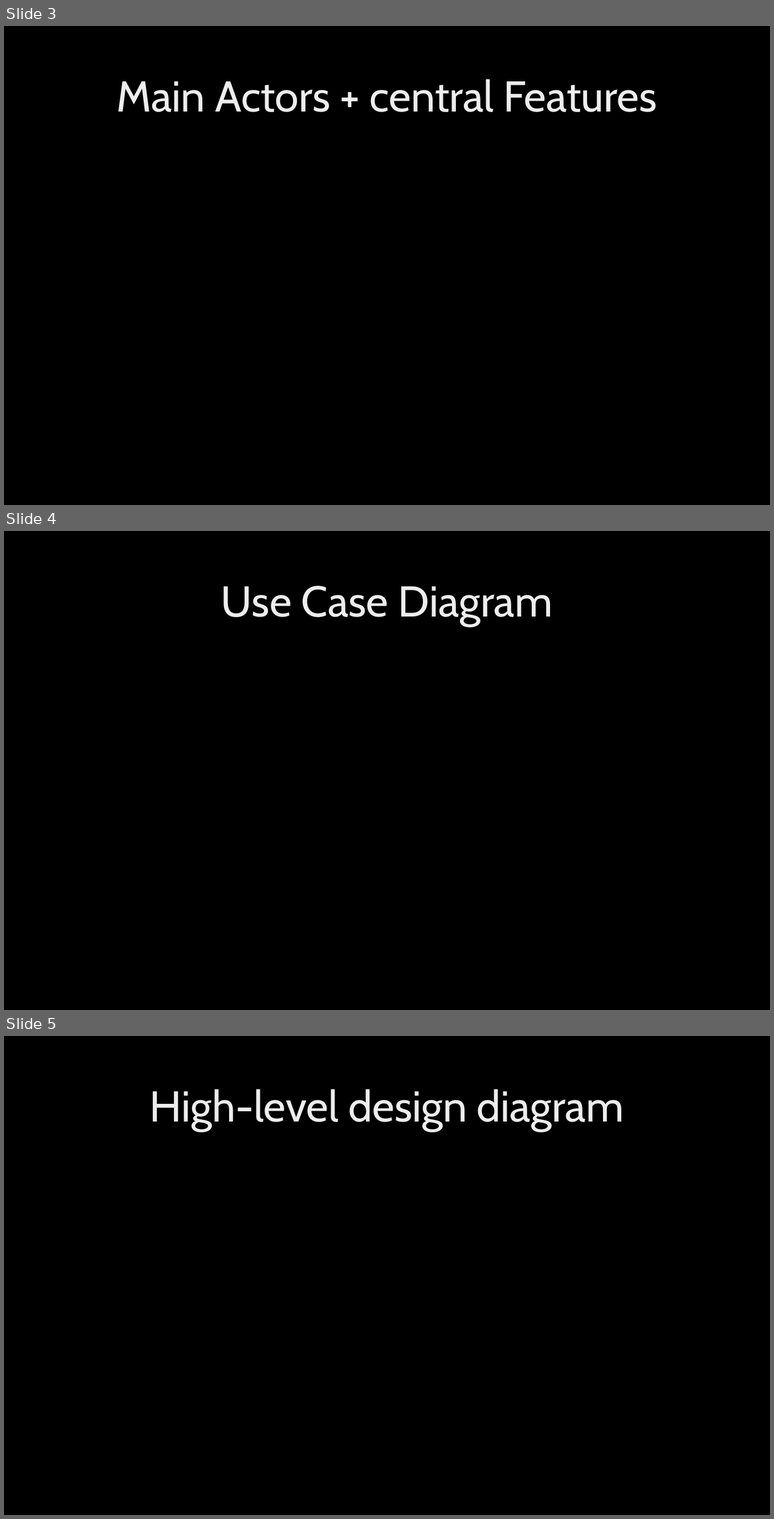
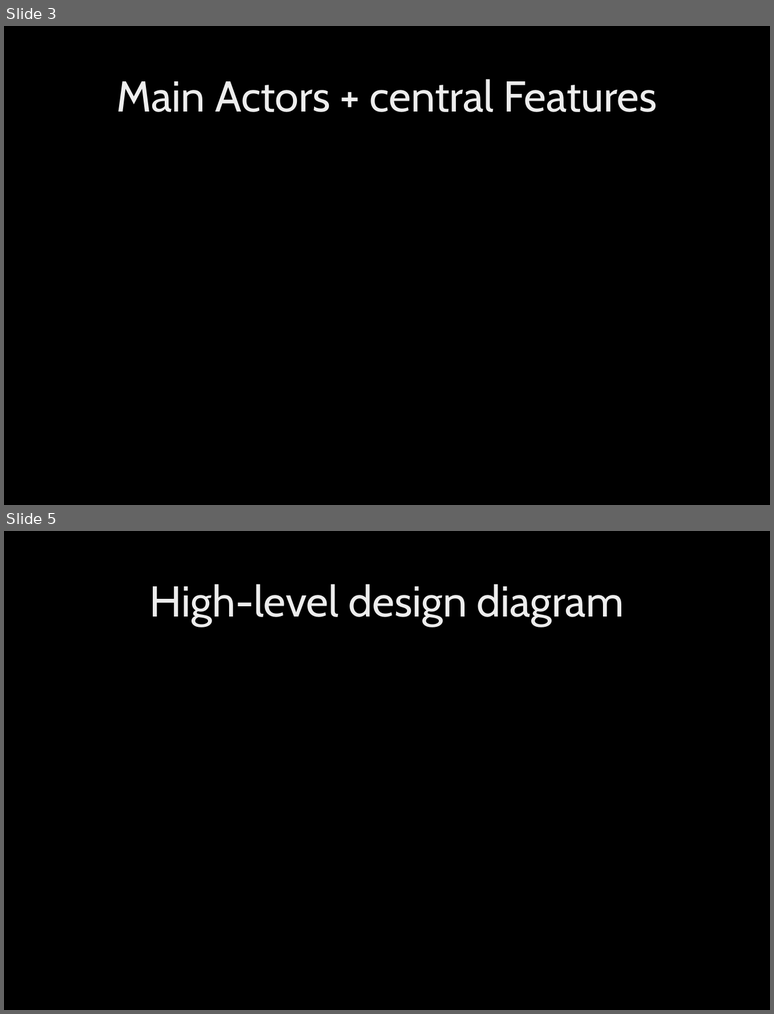
Before and after one commit to MinPoe/frontend-thingspace.ts, a slide deck: ThingSpaceTsM2.pptx. Shown one above the other, each under a label of ours: slides 3, 4 and 5 before the commit, slides 3 and 5 after it; the slides between them are not shown. The pictures are 774x1519 and 774x1014 pixels, drawn with LibreOffice and Linux fonts; fonts in the diff are those of the drawing; background and template pictures are left out. Boxes give left, top, right and bottom in pixels: in the first picture for what was removed or moved away, otherwise in the second. Text is boxed around its words. In the diff, an @@ line names an element or a change of style, - is before the commit and + after.

```diff
--- a/ThingSpaceTsM2.pptx
+++ b/ThingSpaceTsM2.pptx
@@ slide 4 removed at (4, 531, 770, 1010), background picture (left out) @@
@@ title removed at (221, 586, 553, 626) @@
-Use Case Diagram
```
Also in this commit, not shown: 1 slide added.
